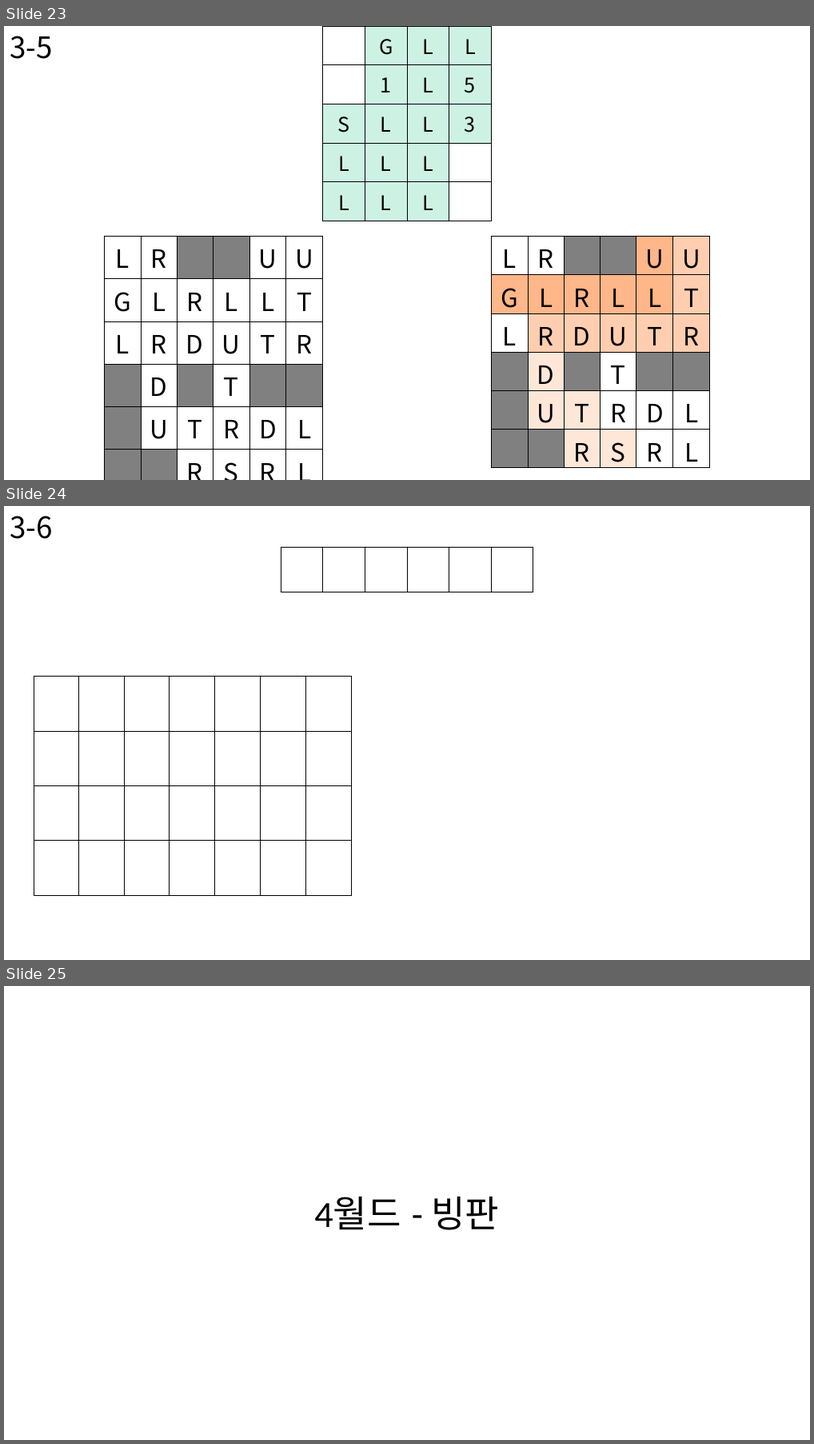
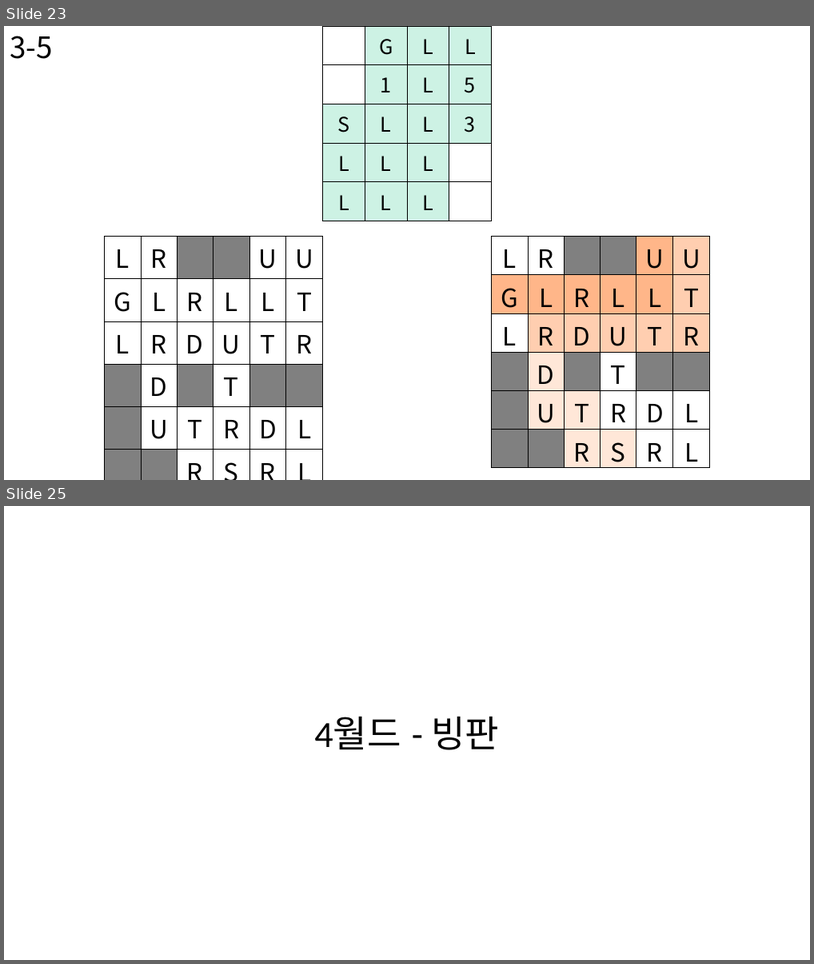
Before and after one commit to BSF0124/Brain-Control, a slide deck: etc/레벨디자인.pptx. Shown one above the other, each under a label of ours: slides 23, 24 and 25 before the commit, slides 23 and 25 after it; the slides between them are not shown. The pictures are 814x1444 and 814x964 pixels, drawn with LibreOffice and Linux fonts; fonts in the diff are those of the drawing. Boxes give left, top, right and bottom in pixels: in the first picture for what was removed or moved away, otherwise in the second. Text is boxed around its words. In the diff, an @@ line names an element or a change of style, - is before the commit and + after.

```diff
--- a/etc/레벨디자인.pptx
+++ b/etc/레벨디자인.pptx
@@ slide 24 removed at box(4, 506, 810, 960), background #FFFFFF @@
@@ text removed at box(10, 516, 53, 539) @@
-3-6
@@ table removed at box(281, 547, 535, 592), 1 rows, 6 columns @@
- |  |  |  |  | 
@@ table removed at box(34, 676, 351, 869), 4 rows, 7 columns @@
- |  |  |  |  |  | 
- |  |  |  |  |  | 
- |  |  |  |  |  | 
- |  |  |  |  |  | 
```
Also in this commit, not shown: 4 slides changed, 6 slides added.
